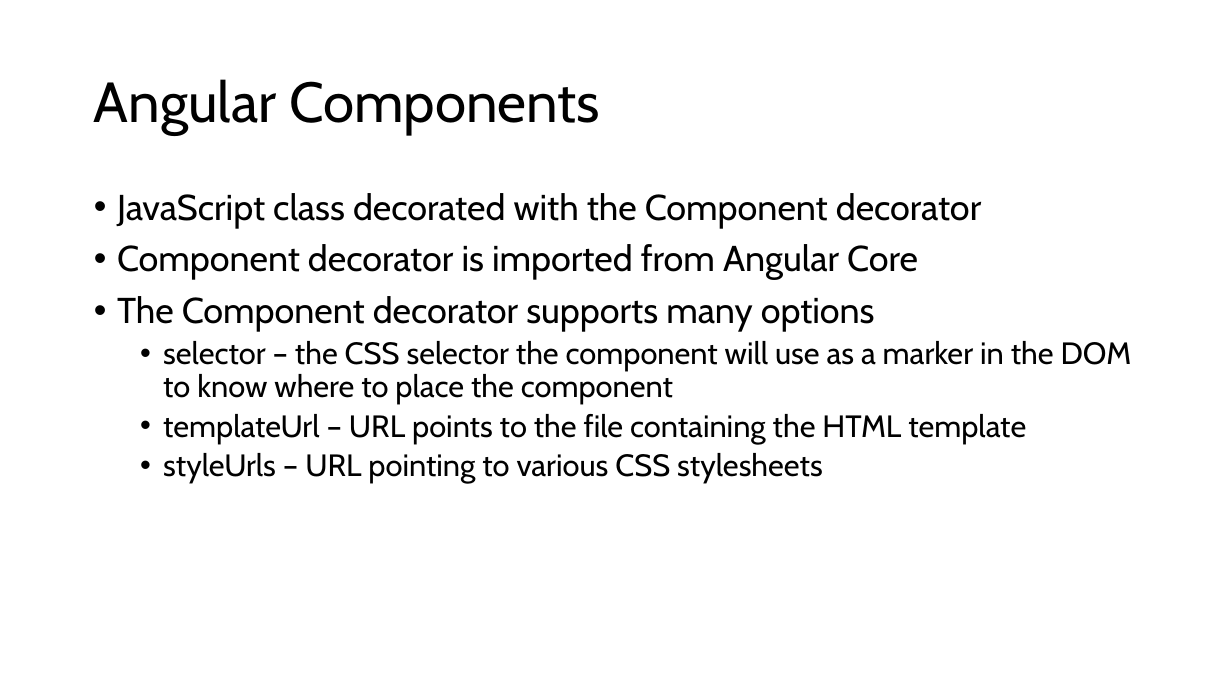
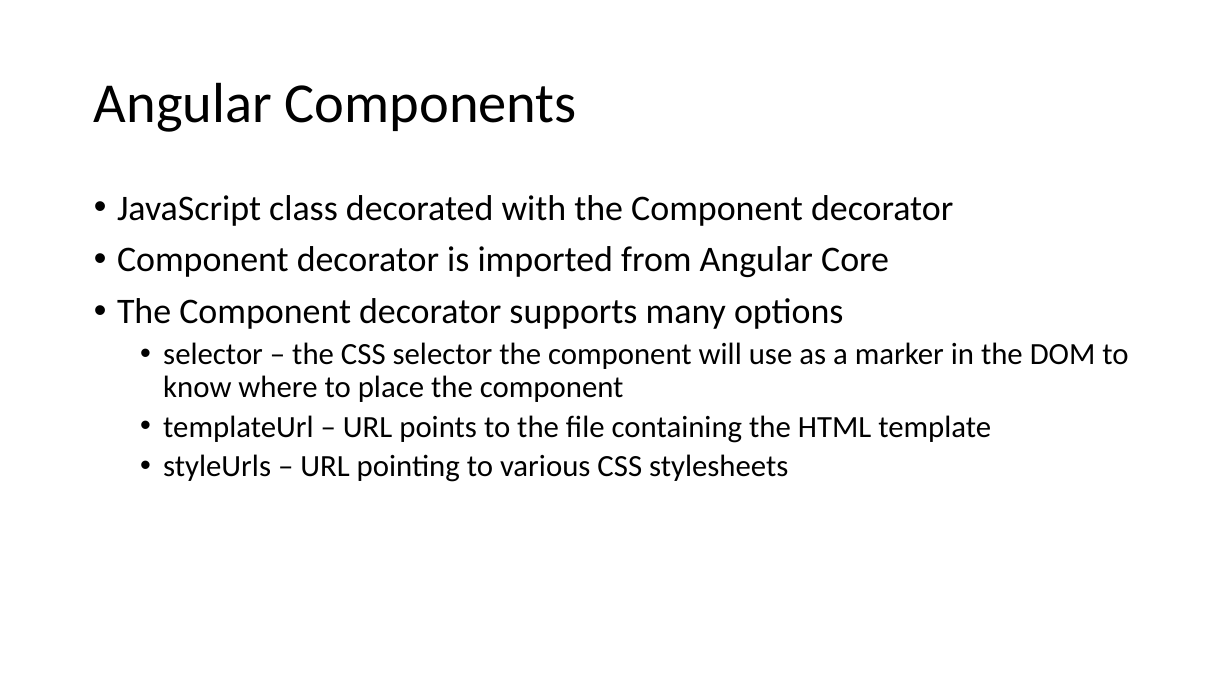
Before and after one commit to DevScope/HandsOn-Angular, a slide deck: slide 21 of Session 1 - Introduction and Slides/Introduction to Angular.pptx (slide 18 before the commit). Drawn at 1232x693 pixels with LibreOffice and Linux fonts; fonts in the diff are those of the drawing. Boxes give left, top, right and bottom in pixels: in the first picture for what was removed or moved away, otherwise in the second. Text is boxed around its words. In the diff, an @@ line names an element or a change of style, - is before the commit and + after.

```diff
--- a/Session 1 - Introduction and Slides/Introduction to Angular.pptx
+++ b/Session 1 - Introduction and Slides/Introduction to Angular.pptx
@@ title "Angular Components" at (94, 82, 577, 132): font Cabin to Calibri @@
@@ text "JavaScript class decorated with the ..." at (117, 195, 1128, 482): font Cabin to Calibri @@
```
Also in this commit, not shown: 21 other slides changed, 8 slides added, 3 slides removed, 2 other files.
